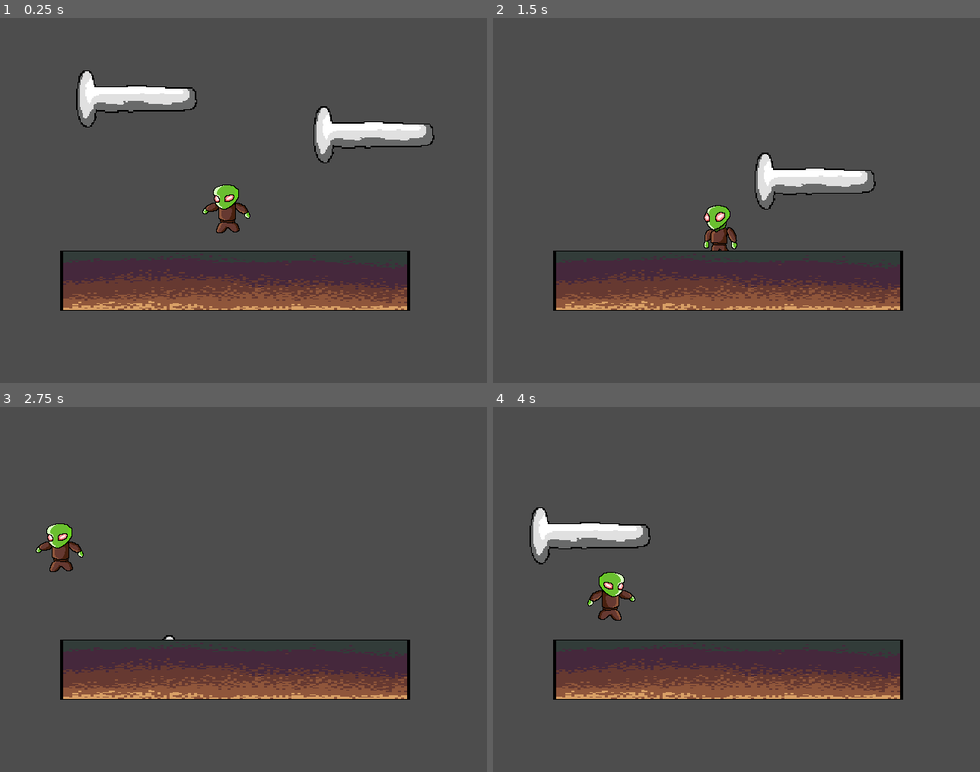
Above: before the commit, frames 1-4 (two rows, left to right).
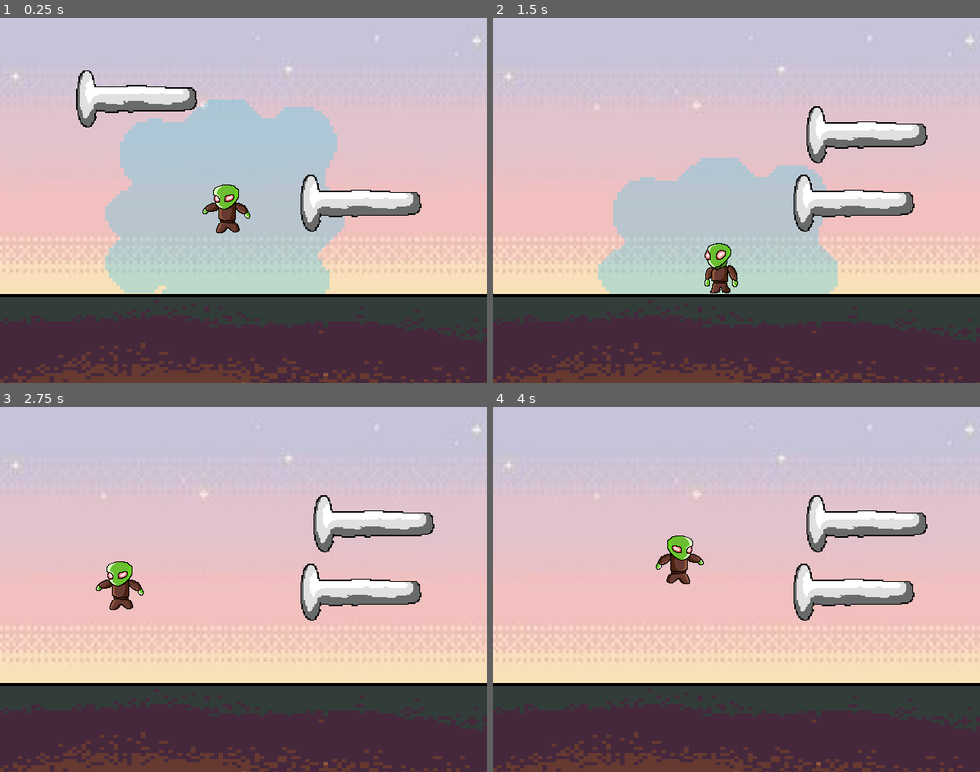
Above: after the commit, the same moments.

Repository: AlcDhruv/AlienBox
Game: Godot game, scene res://Scenes/main.tscn
Same seed, same stepped clock (60 frames per second), same inputs: the game is played once before the commit and once after it. Before the commit the project starts from res://main.tscn.
Inputs (mouse positions are in pixels of both pictures, inside the frame that each line leads up to):
- Up to frame 1 (0.25 s): no input
- Up to frame 2 (1.5 s): tap Enter (ui_accept) at 0.5 s; drag from (629, 98) to (867, 134) at 0.52 s; drag from (867, 134) to (712, 273) at 1.27 s
- Up to frame 3 (2.75 s): move the mouse to (292, 509) at 2.02 s; hold Left (ui_left) from 2.03 s (still down); tap J (toggle_aura, bound only after the commit) at 2.1 s; tap Enter (ui_accept) at 2.3 s
- Up to frame 4 (4 s): release Left (ui_left) at 2.75 s; drag from (712, 662) to (590, 534) at 2.77 s; tap Enter (ui_accept) at 3.5, 3.6, 3.77 s; move the mouse to (882, 644) at 3.52 s; hold Right (ui_right) from 3.53 s (still down)

The runs differ from the first frame. In frame 1, 97% of the frame differs, in the area x 0-100%, y 0-100%; in frame 2, 100%; in frame 3, 100%; in frame 4, 100%.

Commit message:
Second  commit

Diff:
--- /dev/null
+++ b/Scenes/character_body_2d.tscn
@@ -0,0 +1,82 @@
+[gd_scene load_steps=12 format=3 uid="uid://duyouf55rajvj"]
+
+[ext_resource type="Script" uid="uid://ctqyux5ne02tj" path="res://Scripts/character_body_2d.gd" id="1_ghijl"]
+[ext_resource type="Texture2D" uid="uid://cnh2fb78ye3kl" path="res://Art/Alien_Stand.png" id="1_ij6vw"]
+[ext_resource type="Texture2D" uid="uid://catlwoyusvmnc" path="res://Art/Alien_Jump.png" id="2_ghijl"]
+[ext_resource type="Script" uid="uid://c11namxyqe3fa" path="res://Scripts/aura.gd" id="2_pbj7x"]
+[ext_resource type="Texture2D" uid="uid://ducisecgwydny" path="res://Art/aura_1.png" id="2_t38ji"]
+[ext_resource type="Texture2D" uid="uid://3pu72kaoltcb" path="res://Art/Alien_Stand_2.png" id="3_44cfe"]
+[ext_resource type="Texture2D" uid="uid://e6adinpt85ki" path="res://Art/aura_2.png" id="3_pbj7x"]
+
+[sub_resource type="SpriteFrames" id="SpriteFrames_fxof2"]
+animations = [{
+"frames": [{
+"duration": 1.0,
+"texture": ExtResource("2_t38ji")
+}, {
+"duration": 1.0,
+"texture": ExtResource("3_pbj7x")
+}],
+"loop": true,
+"name": &"default",
+"speed": 5.0
+}]
+
+[sub_resource type="CircleShape2D" id="CircleShape2D_t38ji"]
+radius = 156.115
+
+[sub_resource type="SpriteFrames" id="SpriteFrames_44cfe"]
+animations = [{
+"frames": [{
+"duration": 1.0,
+"texture": ExtResource("1_ij6vw")
+}, {
+"duration": 1.0,
+"texture": ExtResource("3_44cfe")
+}],
+"loop": true,
+"name": &"idle",
+"speed": 3.0
+}, {
+"frames": [{
+"duration": 1.0,
+"texture": ExtResource("2_ghijl")
+}],
+"loop": true,
+"name": &"jump",
+"speed": 5.0
+}]
+
+[sub_resource type="CircleShape2D" id="CircleShape2D_dd465"]
+radius = 28.4429
+
+[node name="CharacterBody2D" type="CharacterBody2D"]
+script = ExtResource("1_ghijl")
+jump_force = -600
+
+[node name="Aura" type="Node2D" parent="."]
+
+[node name="AnimatedSprite2D" type="AnimatedSprite2D" parent="Aura"]
+modulate = Color(1, 1, 1, 0.392157)
+scale = Vector2(5, 5)
+sprite_frames = SubResource("SpriteFrames_fxof2")
+autoplay = "default"
+frame = 1
+frame_progress = 0.801362
+
+[node name="Area2D" type="Area2D" parent="Aura"]
+script = ExtResource("2_pbj7x")
+
+[node name="CollisionShape2D" type="CollisionShape2D" parent="Aura/Area2D"]
+shape = SubResource("CircleShape2D_t38ji")
+
+[node name="AnimatedSprite2D" type="AnimatedSprite2D" parent="."]
+sprite_frames = SubResource("SpriteFrames_44cfe")
+animation = &"idle"
+frame_progress = 0.89637
+
+[node name="CollisionShape2D" type="CollisionShape2D" parent="."]
+shape = SubResource("CircleShape2D_dd465")
+
+[connection signal="area_entered" from="Aura/Area2D" to="Aura/Area2D" method="_on_area_entered"]
+[connection signal="area_exited" from="Aura/Area2D" to="Aura/Area2D" method="_on_area_exited"]
--- a/land.tscn
+++ b/Scenes/land.tscn
@@ -1,14 +1,17 @@
 [gd_scene load_steps=3 format=3 uid="uid://d1spcuxs20q2i"]
 
-[ext_resource type="Texture2D" uid="uid://cysyx0liyylh2" path="res://land.png" id="1_yjt17"]
+[ext_resource type="Texture2D" uid="uid://cysyx0liyylh2" path="res://Art/land.png" id="1_yjt17"]
 
 [sub_resource type="RectangleShape2D" id="RectangleShape2D_ypqmy"]
-size = Vector2(114, 52)
+size = Vector2(114, 54.5)
 
 [node name="StaticBody2D" type="StaticBody2D"]
 
 [node name="Sprite2D" type="Sprite2D" parent="."]
+scale = Vector2(2, 2)
 texture = ExtResource("1_yjt17")
 
 [node name="CollisionShape2D" type="CollisionShape2D" parent="."]
+position = Vector2(0, -2.5)
+scale = Vector2(2, 2)
 shape = SubResource("RectangleShape2D_ypqmy")
--- /dev/null
+++ b/Scenes/main.tscn
@@ -0,0 +1,29 @@
+[gd_scene load_steps=5 format=3 uid="uid://cpq4mlg28kteq"]
+
+[ext_resource type="PackedScene" uid="uid://duyouf55rajvj" path="res://Scenes/character_body_2d.tscn" id="1_ig7tw"]
+[ext_resource type="Texture2D" uid="uid://co355q1c7xm5t" path="res://Art/tempBack.jpg" id="1_jjvhh"]
+[ext_resource type="PackedScene" uid="uid://07xsvqsbtydl" path="res://Scenes/nail.tscn" id="2_0xm2m"]
+[ext_resource type="PackedScene" uid="uid://d1spcuxs20q2i" path="res://Scenes/land.tscn" id="3_h2yge"]
+
+[node name="Main" type="Node2D"]
+
+[node name="Background" type="Sprite2D" parent="."]
+position = Vector2(309, 288)
+scale = Vector2(2.13977, 2.41923)
+texture = ExtResource("1_jjvhh")
+
+[node name="CharacterBody2D" parent="." instance=ExtResource("1_ig7tw")]
+position = Vector2(298, 222)
+jump_force = -400
+
+[node name="Nail 2" parent="." instance=ExtResource("2_0xm2m")]
+position = Vector2(186, 105)
+scale = Vector2(1.5, 1.5)
+
+[node name="Nail 3" parent="." instance=ExtResource("2_0xm2m")]
+position = Vector2(480, 242)
+scale = Vector2(1.5, 1.5)
+
+[node name="StaticBody2D" parent="." instance=ExtResource("3_h2yge")]
+position = Vector2(317, 471)
+scale = Vector2(3, 2)
--- a/nail.tscn
+++ b/Scenes/nail.tscn
@@ -1,7 +1,7 @@
 [gd_scene load_steps=6 format=3 uid="uid://07xsvqsbtydl"]
 
-[ext_resource type="Texture2D" uid="uid://cmmusoev4xkku" path="res://Nail.png" id="1_5yh2r"]
-[ext_resource type="Script" uid="uid://45qiv0rbxf3i" path="res://nail.gd" id="1_k6h3n"]
+[ext_resource type="Texture2D" uid="uid://cmmusoev4xkku" path="res://Art/Nail.png" id="1_5yh2r"]
+[ext_resource type="Script" uid="uid://45qiv0rbxf3i" path="res://Scripts/nail.gd" id="1_k6h3n"]
 
 [sub_resource type="RectangleShape2D" id="RectangleShape2D_k6h3n"]
 size = Vector2(105, 24)
@@ -13,7 +13,7 @@
 [sub_resource type="RectangleShape2D" id="RectangleShape2D_alxso"]
 size = Vector2(106, 20)
 
-[node name="Nail" type="StaticBody2D"]
+[node name="Nail" type="StaticBody2D" groups=["nail"]]
 script = ExtResource("1_k6h3n")
 
 [node name="Sprite2D" type="Sprite2D" parent="."]
--- /dev/null
+++ b/Scripts/aura.gd
@@ -0,0 +1,12 @@
+extends Area2D
+
+func _on_area_entered(area):
+	var nail = area.get_parent()
+	if nail.is_in_group("nail"):
+		nail.can_be_moved = true
+
+
+func _on_area_exited(area):
+	var nail = area.get_parent()
+	if nail.is_in_group("nail"):
+		nail.can_be_moved = false
--- a/character_body_2d.gd
+++ b/Scripts/character_body_2d.gd
@@ -3,8 +3,10 @@
 @export var speed = 200
 @export var jump_force = -400
 var gravity = 900
+var jump_count = 0
 
 @onready var sprite = $AnimatedSprite2D
+@onready var aura: Node2D = $Aura
 
 func _physics_process(delta):
 
@@ -12,9 +14,17 @@
 	if not is_on_floor():
 		velocity.y += gravity * delta
 
+	if Input.is_action_just_pressed("toggle_aura"):
+		aura.visible = !aura.visible
 	# Jump input
-	if Input.is_action_just_pressed("ui_accept") and is_on_floor():
+# Reset when touching the ground
+	if is_on_floor():
+		jump_count = 0
+
+	# Jump logic
+	if Input.is_action_just_pressed("ui_accept") and jump_count < 2:
 		velocity.y = jump_force
+		jump_count += 1
 
 	# Move left/right
 	var direction = Input.get_axis("ui_left", "ui_right")
--- a/nail.gd
+++ b/Scripts/nail.gd
@@ -2,12 +2,13 @@
 
 var dragging = false
 var offset = Vector2.ZERO
+var can_be_moved = false
 
 func _ready():
 	$Area2D.input_pickable = true
 
 func _process(delta):
-	if dragging:
+	if dragging and can_be_moved:
 		global_position = get_global_mouse_position() + offset
 
 
--- a/character_body_2d.tscn
+++ /dev/null
@@ -1,43 +0,0 @@
-[gd_scene load_steps=7 format=3 uid="uid://duyouf55rajvj"]
-
-[ext_resource type="Script" uid="uid://ctqyux5ne02tj" path="res://character_body_2d.gd" id="1_ghijl"]
-[ext_resource type="Texture2D" uid="uid://cnh2fb78ye3kl" path="res://Alien_Stand.png" id="1_ij6vw"]
-[ext_resource type="Texture2D" uid="uid://catlwoyusvmnc" path="res://Alien_Jump.png" id="2_ghijl"]
-[ext_resource type="Texture2D" uid="uid://3pu72kaoltcb" path="res://Alien_Stand_2.png" id="3_44cfe"]
-
-[sub_resource type="SpriteFrames" id="SpriteFrames_44cfe"]
-animations = [{
-"frames": [{
-"duration": 1.0,
-"texture": ExtResource("1_ij6vw")
-}, {
-"duration": 1.0,
-"texture": ExtResource("3_44cfe")
-}],
-"loop": true,
-"name": &"idle",
-"speed": 3.0
-}, {
-"frames": [{
-"duration": 1.0,
-"texture": ExtResource("2_ghijl")
-}],
-"loop": true,
-"name": &"jump",
-"speed": 5.0
-}]
-
-[sub_resource type="CircleShape2D" id="CircleShape2D_dd465"]
-radius = 28.4429
-
-[node name="CharacterBody2D" type="CharacterBody2D"]
-script = ExtResource("1_ghijl")
-jump_force = -600
-
-[node name="AnimatedSprite2D" type="AnimatedSprite2D" parent="."]
-sprite_frames = SubResource("SpriteFrames_44cfe")
-animation = &"idle"
-frame_progress = 0.89637
-
-[node name="CollisionShape2D" type="CollisionShape2D" parent="."]
-shape = SubResource("CircleShape2D_dd465")
--- a/main.tscn
+++ /dev/null
@@ -1,23 +0,0 @@
-[gd_scene load_steps=4 format=3 uid="uid://cpq4mlg28kteq"]
-
-[ext_resource type="PackedScene" uid="uid://duyouf55rajvj" path="res://character_body_2d.tscn" id="1_ig7tw"]
-[ext_resource type="PackedScene" uid="uid://07xsvqsbtydl" path="res://nail.tscn" id="2_0xm2m"]
-[ext_resource type="PackedScene" uid="uid://d1spcuxs20q2i" path="res://land.tscn" id="3_h2yge"]
-
-[node name="Main" type="Node2D"]
-
-[node name="CharacterBody2D" parent="." instance=ExtResource("1_ig7tw")]
-position = Vector2(298, 222)
-jump_force = -400
-
-[node name="Nail 2" parent="." instance=ExtResource("2_0xm2m")]
-position = Vector2(186, 105)
-scale = Vector2(1.5, 1.5)
-
-[node name="Nail 3" parent="." instance=ExtResource("2_0xm2m")]
-position = Vector2(497, 152)
-scale = Vector2(1.5, 1.5)
-
-[node name="StaticBody2D" parent="." instance=ExtResource("3_h2yge")]
-position = Vector2(307, 346)
-scale = Vector2(4, 1.5)
--- a/project.godot
+++ b/project.godot
@@ -19,6 +19,10 @@
 
 window/size/viewport_width=640
 window/size/viewport_height=480
+
+[global_group]
+
+nail=""
 
 [input]
 
@@ -54,6 +58,11 @@
 , Object(InputEventKey,"resource_local_to_scene":false,"resource_name":"","device":-1,"window_id":0,"alt_pressed":false …(183 unchanged characters)…
 ]
 }
+toggle_aura={
+"deadzone": 0.2,
+"events": [Object(InputEventKey,"resource_local_to_scene":false,"resource_name":"","device":-1,"window_id":0,"alt_pressed":false,"shift_pressed":false,"ctrl_pressed":false,"meta_pressed":false,"pressed":false,"keycode":0,"physical_keycode":74,"key_label":0,"unicode":106,"location":0,"echo":false,"script":null)
+]
+}
 
 [rendering]
 
Renamed: Alien_Jump.png -> Art/Alien_Jump.png
Not shown, changed: Art/Alien_Jump.png.import
Renamed: Alien_Stand.png -> Art/Alien_Stand.png
Not shown, changed: Art/Alien_Stand.png.import
Renamed: Alien_Stand_2.png -> Art/Alien_Stand_2.png
Not shown, added: Art/Alien_Stand_2.png.import
Renamed: Nail.png -> Art/Nail.png
Not shown, changed: Art/Nail.png.import
Binary file added: Art/aura_1.png
Not shown, added: Art/aura_1.png.import
Binary file added: Art/aura_2.png
Not shown, changed: Art/aura_2.png.import
(and 7 more such lines)
